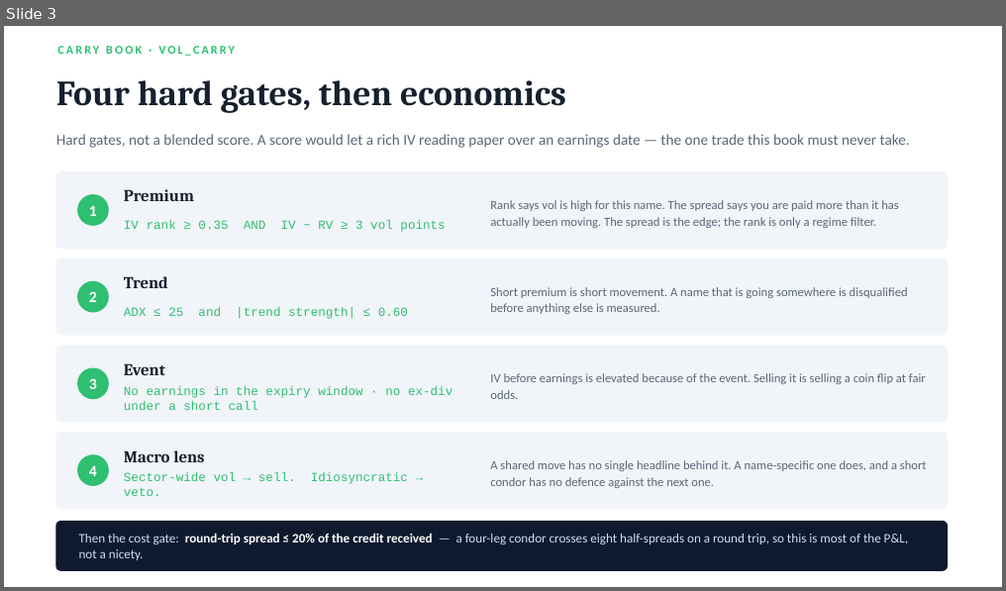
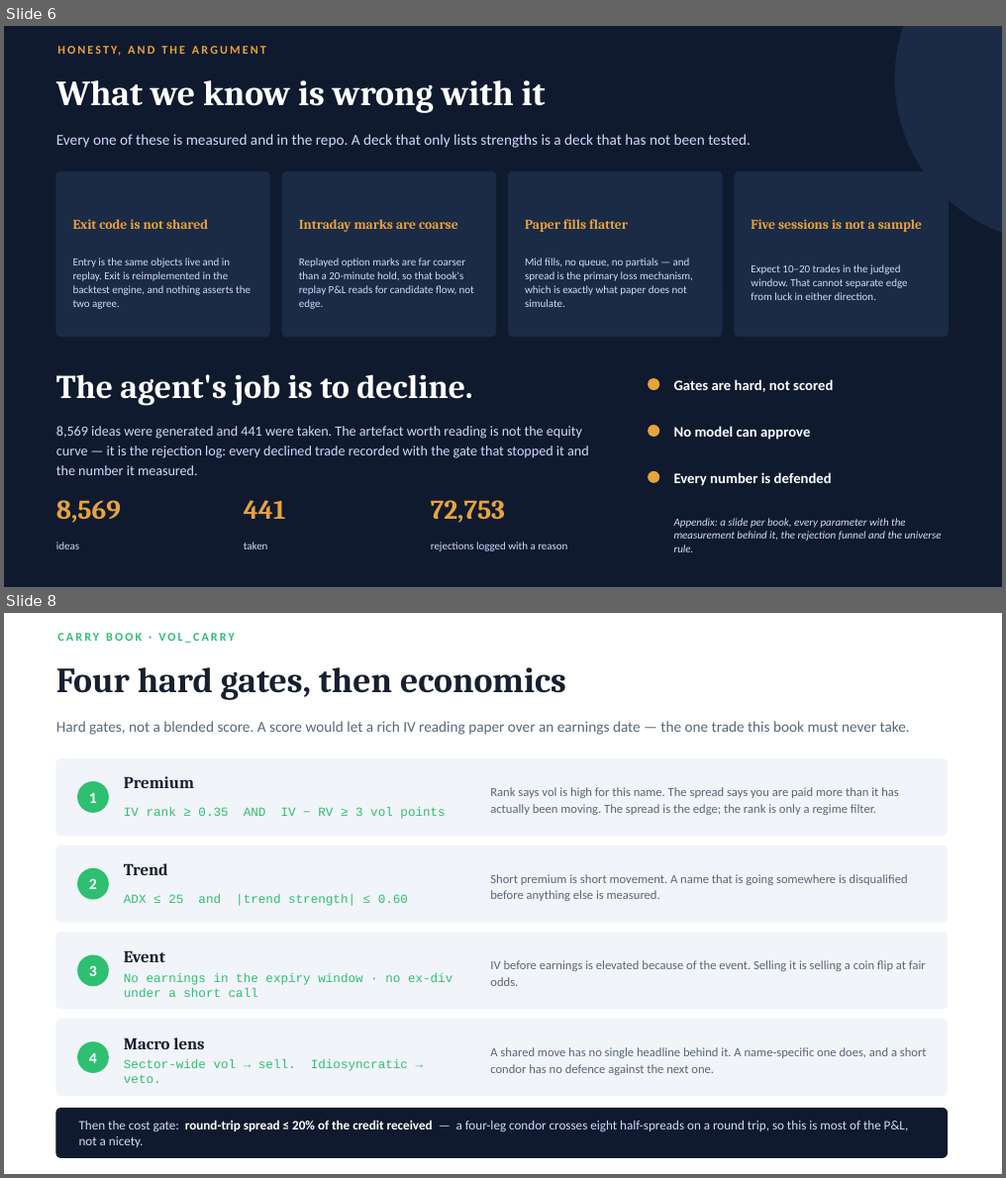
Before and after one commit to hivan04/alpaca-hackathon, a slide deck: docs/options-agent-strategy.pptx. Shown one above the other, each under a label of ours: slide 3 before the commit, slides 6 and 8 after it; the slides between them are not shown. The pictures are 1006x591 and 1006x1178 pixels, drawn with LibreOffice and Linux fonts; fonts in the diff are those of the drawing. Boxes give left, top, right and bottom in pixels: in the first picture for what was removed or moved away, otherwise in the second. Text is boxed around its words. In the diff, an @@ line names an element or a change of style, - is before the commit and + after.

```diff
--- a/docs/options-agent-strategy.pptx
+++ b/docs/options-agent-strategy.pptx
@@ slide 6 added at [4, 26, 1002, 587], background #0F1A2E @@
@@ ellipse added at [895, 26, 1002, 243], fill #1B2A45 @@
@@ text added at [56, 80, 546, 113], 34 pt, text #FFFFFF, bold @@
+What we know is wrong with it
@@ text added at [56, 134, 750, 148], 14.5 pt, text #CADCFC @@
+Every one of these is measured and in the repo. A deck that only lists strengths is a deck that has not been tested.
@@ rounded rectangle added at [56, 172, 269, 337], fill #1B2A45, outline #1B2A45 1 pt @@
@@ rounded rectangle added at [282, 172, 496, 337], fill #1B2A45, outline #1B2A45 1 pt @@
@@ rounded rectangle added at [509, 172, 722, 337], fill #1B2A45, outline #1B2A45 1 pt @@
@@ rounded rectangle added at [735, 172, 948, 337], fill #1B2A45, outline #1B2A45 1 pt @@
@@ text added at [73, 219, 208, 229], 13 pt, text #E8A33D, bold @@
+Exit code is not shared
@@ text added at [299, 219, 458, 232], 13 pt, text #E8A33D, bold @@
+Intraday marks are coarse
@@ text added at [525, 219, 628, 232], 13 pt, text #E8A33D, bold @@
+Paper fills flatter
@@ text added at [750, 219, 922, 232], 13 pt, text #E8A33D, bold @@
+Five sessions is not a sample
@@ text added at [73, 258, 251, 309], 10.5 pt, text #CADCFC @@
+Entry is the same objects live and in replay. Exit is reimplemented in the backtest engine, and nothing asserts the two agree.
@@ text added at [299, 258, 474, 309], 10.5 pt, text #CADCFC @@
+Replayed option marks are far coarser than a 20-minute hold, so that book's replay P&L reads for candidate flow, not edge.
@@ text added at [525, 258, 693, 307], 10.5 pt, text #CADCFC @@
+Mid fills, no queue, no partials — and spread is the primary loss mechanism, which is exactly what paper does not simulate.
@@ text added at [750, 265, 908, 300], 10.5 pt, text #CADCFC @@
+Expect 10–20 trades in the judged window. That cannot separate edge from luck in either direction.
@@ text added at [56, 374, 472, 406], 32 pt, text #FFFFFF, bold @@
+The agent's job is to decline.
@@ ellipse added at [648, 378, 659, 390], fill #E8A33D @@
@@ text added at [674, 379, 833, 392], 14 pt, text #FFFFFF, bold @@
+Gates are hard, not scored
@@ text added at [56, 426, 582, 475], 13.5 pt, text #CADCFC @@
+8,569 ideas were generated and 441 were taken. The artefact worth reading is not the equity curve — it is the rejection log: every declined trade recorded with the gate that stopped it and the number it measured.
@@ ellipse added at [648, 425, 659, 437], fill #E8A33D @@
@@ text added at [674, 426, 810, 440], 14 pt, text #FFFFFF, bold @@
+No model can approve
@@ text added at [56, 446, 589, 475], 11.5 pt, text #E8A33D, bold @@
+HONESTY, AND THE ARGUMENT
@@ text added at [56, 500, 121, 523], 26 pt, text #E8A33D, bold @@
+8,569
@@ text added at [244, 500, 286, 519], 26 pt, text #E8A33D, bold @@
+441
@@ text added at [431, 500, 505, 523], 26 pt, text #E8A33D, bold @@
+72,753
@@ ellipse added at [648, 472, 659, 483], fill #E8A33D @@
@@ text added at [674, 472, 832, 486], 14 pt, text #FFFFFF, bold @@
+Every number is defended
@@ text added at [674, 518, 942, 553], 10.5 pt, text #CADCFC, italic @@
+Appendix: a slide per book, every parameter with the measurement behind it, the rejection funnel and the universe rule.
@@ text added at [56, 542, 79, 550], 10.5 pt, text #CADCFC @@
+ideas
@@ text added at [244, 542, 268, 550], 10.5 pt, text #CADCFC @@
+taken
@@ text added at [431, 542, 567, 552], 10.5 pt, text #CADCFC @@
+rejections logged with a reason
@@ what was slide 3 is now slide 8 @@
```
Also in this commit, not shown: 2 slides changed, 4 other slides added, 6 slides removed, 19 other files.
